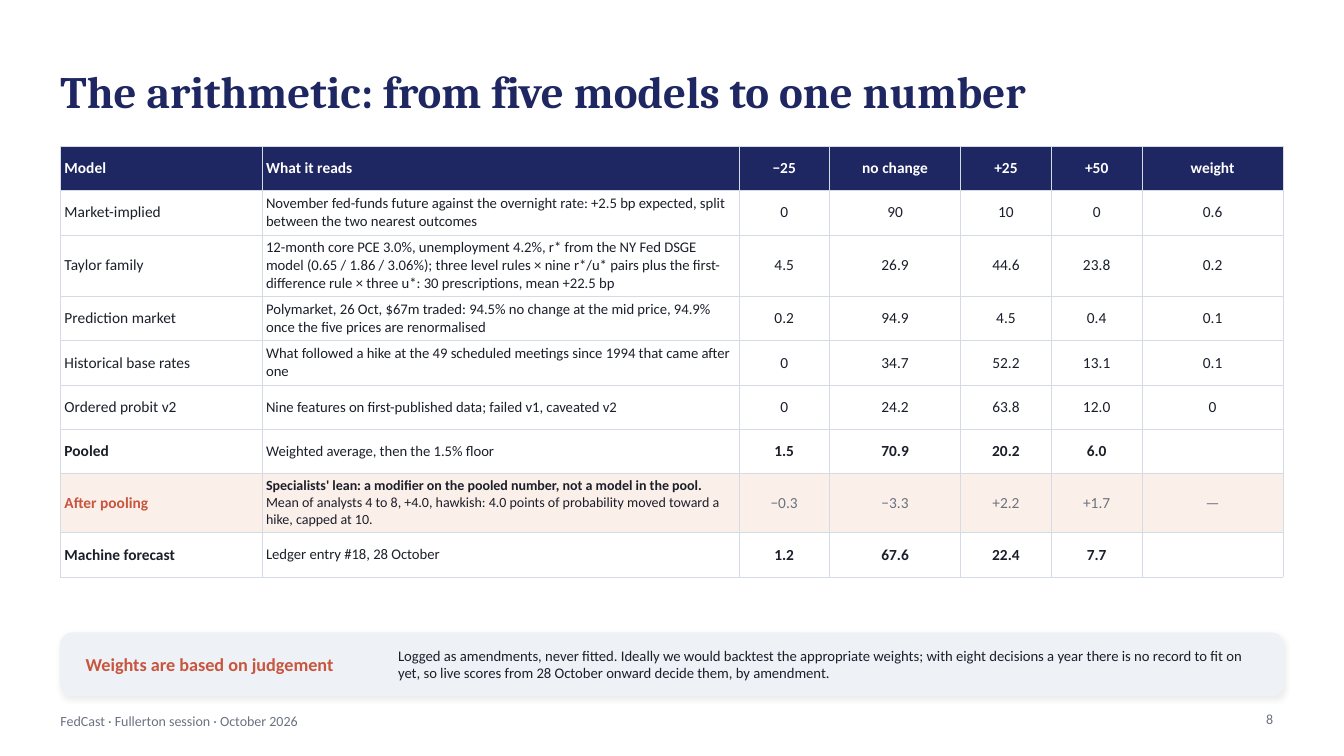
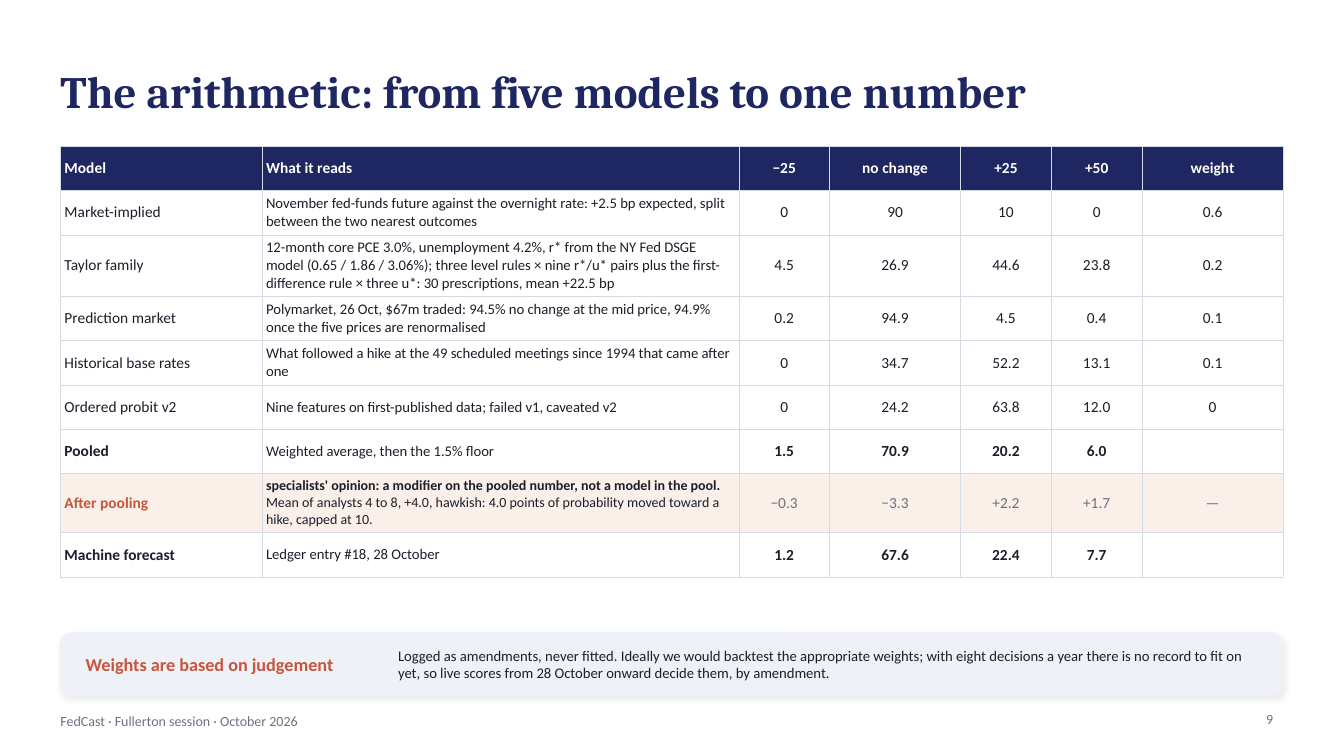
Before and after one commit to kmt112/fed-forecast, a slide deck: slide 9 of docs/FedCast_Fullerton.pptx (slide 8 before the commit). Drawn at 1344x756 pixels with LibreOffice and Linux fonts; fonts in the diff are those of the drawing. Boxes give left, top, right and bottom in pixels: in the first picture for what was removed or moved away, otherwise in the second. Text is boxed around its words. In the diff, an @@ line names an element or a change of style, - is before the commit and + after.

```diff
--- a/docs/FedCast_Fullerton.pptx
+++ b/docs/FedCast_Fullerton.pptx
@@ table at <box>60,146,1284,576</box> @@
-row 8, column 2: Specialists' lean: a modifier on the pooled number, not a model in the pool. Mean of analysts 4 to 8, +4.0, hawkish: 4.0 points of probability moved toward a hike, capped at 10.
+row 8, column 2: specialists' opinion: a modifier on the pooled number, not a model in the pool. Mean of analysts 4 to 8, +4.0, hawkish: 4.0 points of probability moved toward a hike, capped at 10.
@@ page number at <box>1266,715,1273,724</box>: text changed @@
-8
+9
```
Also in this commit, not shown: 8 other slides changed, 1 slide added, 2 other files.
